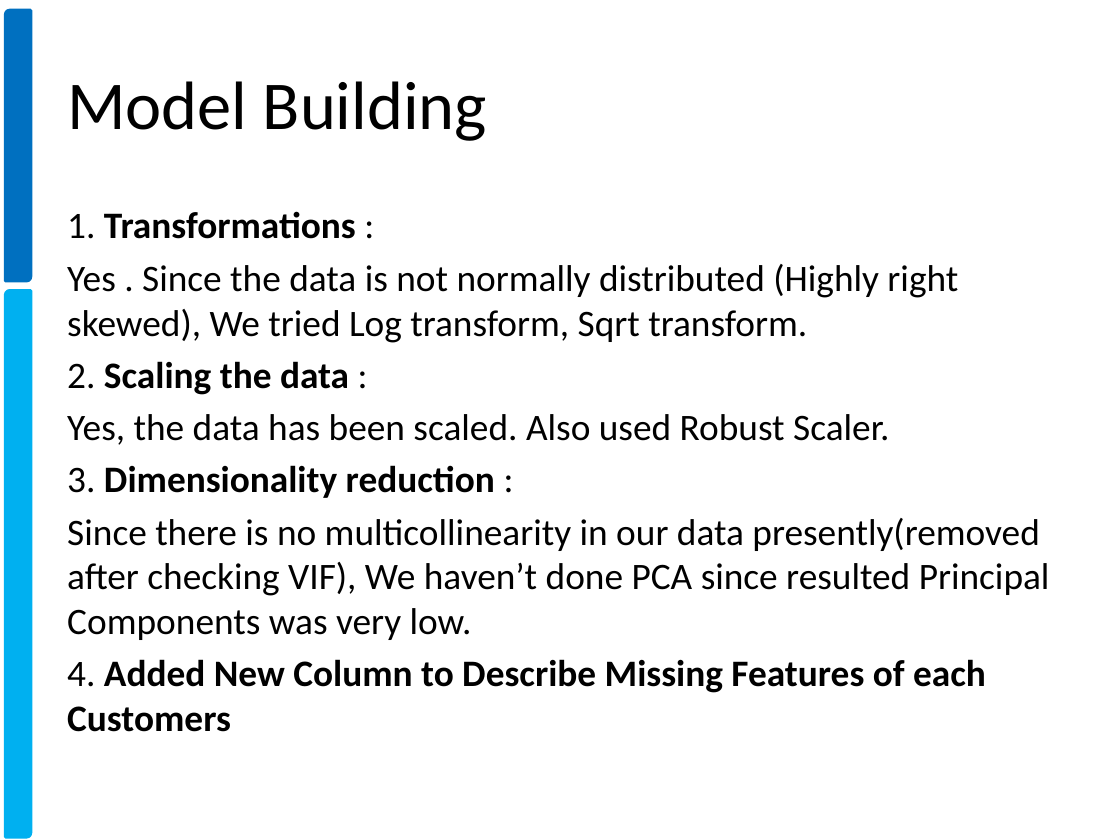
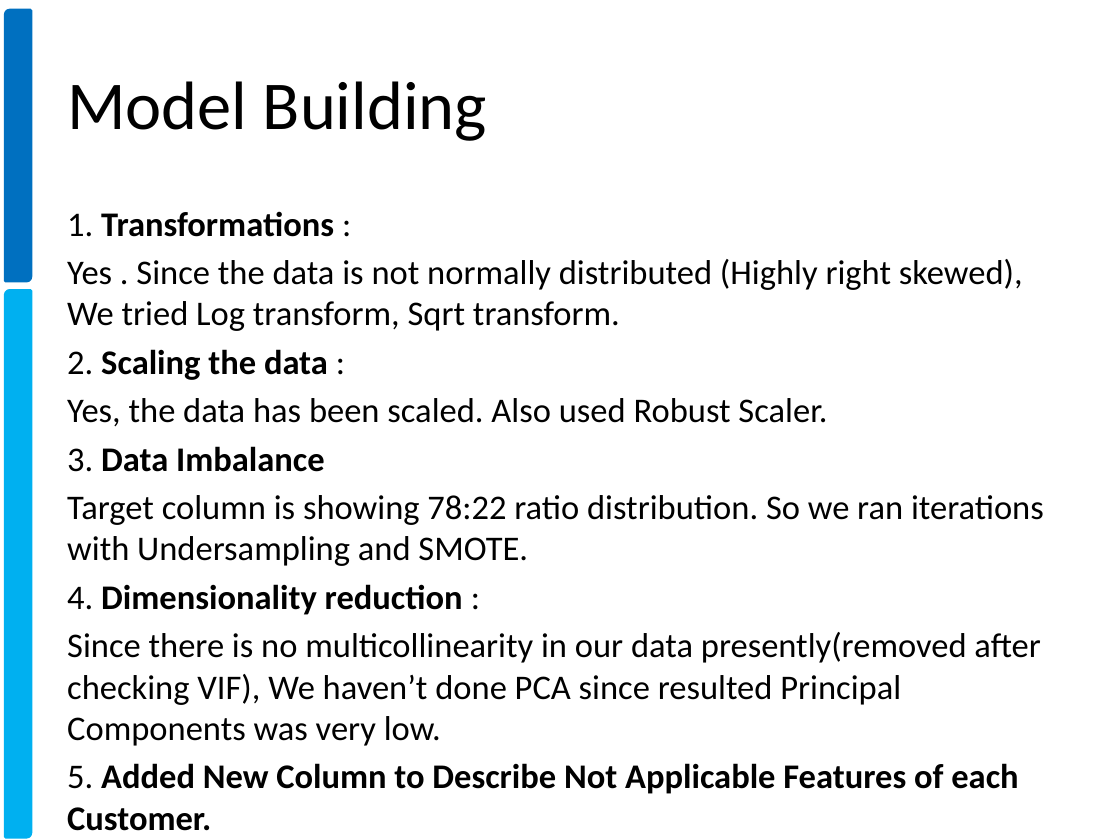
Before and after one commit to xavierigneous/Vehicle-Loan-Default-Prediction, a slide deck: slide 14 of Pravin Kumar/Vehicle Loan Default Prediction.pptx (slide 11 before the commit). Drawn at 1120x840 pixels with LibreOffice and Linux fonts; fonts in the diff are those of the drawing; background and template pictures are left out. Boxes give left, top, right and bottom in pixels: in the first picture for what was removed or moved away, otherwise in the second. Text is boxed around its words. In the diff, an @@ line names an element or a change of style, - is before the commit and + after.

```diff
--- a/Pravin Kumar/Vehicle Loan Default Prediction.pptx
+++ b/Pravin Kumar/Vehicle Loan Default Prediction.pptx
@@ text at (67, 211, 1040, 746): size 24 to 22.2 pt in "1. Transformations :", "Yes . Since the data is not ...", "2. Scaling the data :", "Yes, the data has been scaled. Also ..." and 1 more places @@
@@ text at (67, 446, 1044, 615): text changed; size 24 to 22.2 pt; bold off @@
-3. Dimensionality reduction :
+3. Data Imbalance
+Target column is showing 78:22 ratio distribution. So we ran iterations with Undersampling and SMOTE.
+4. Dimensionality reduction :
@@ text at (67, 763, 1018, 831): text changed; size 24 to 22.2 pt @@
-4. Added New Column to Describe Missing Features of each Customers
+5. Added New Column to Describe Not Applicable Features of each Customer.
```
Also in this commit, not shown: 15 other slides changed, 4 slides added, 1 slide removed, 4 other files.
